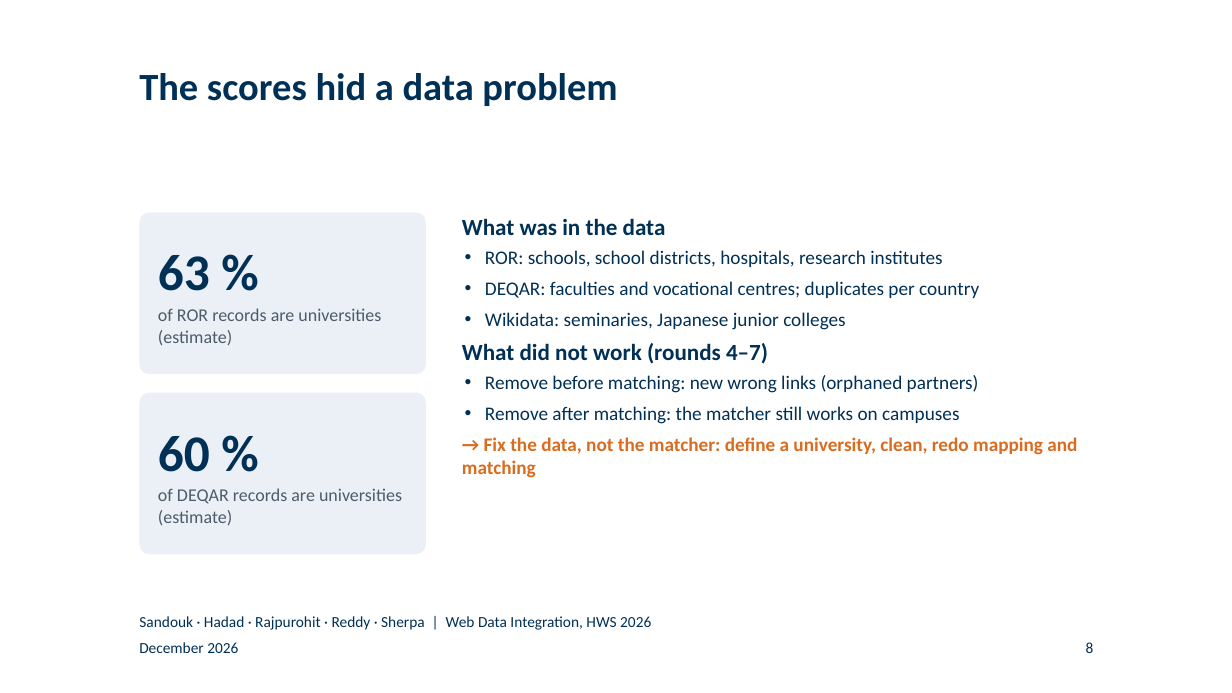
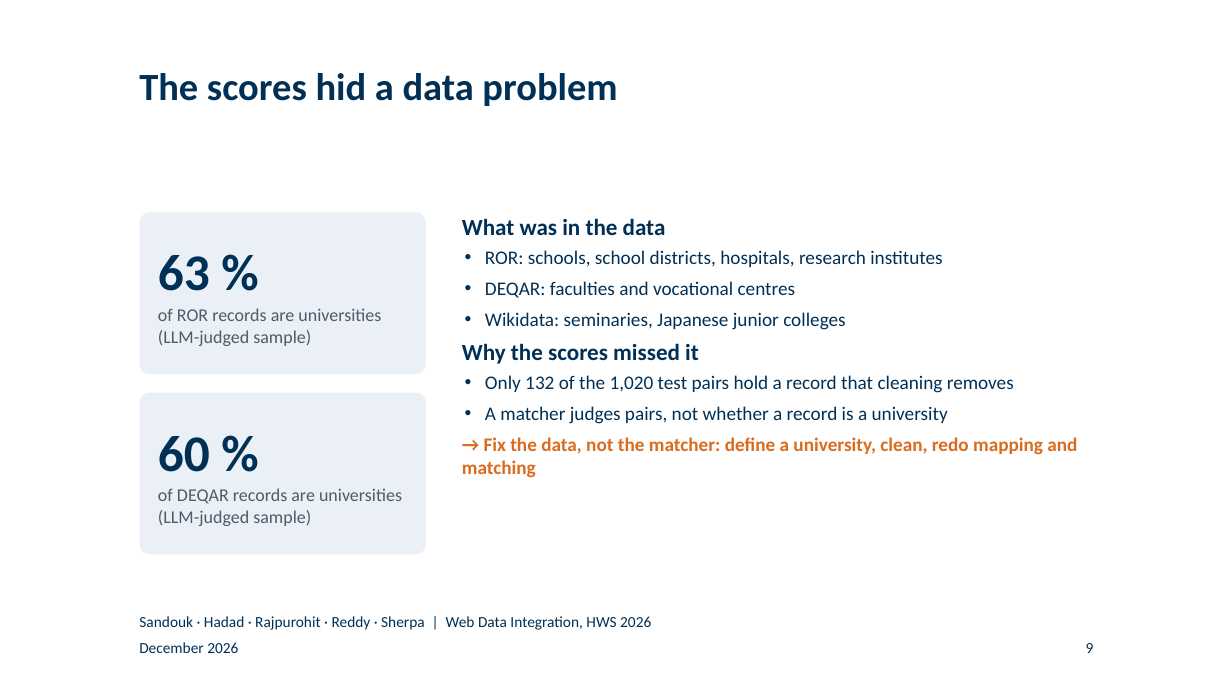
Before and after one commit to BlackSamuron0305/Web-Data-Integration-Project-HWS2026, a slide deck: slide 9 of submission/final-presentation/final_presentation.pptx (slide 8 before the commit). Drawn at 1232x693 pixels with LibreOffice and Linux fonts; fonts in the diff are those of the drawing; background and template pictures are left out. Boxes give left, top, right and bottom in pixels: in the first picture for what was removed or moved away, otherwise in the second. Text is boxed around its words. In the diff, an @@ line names an element or a change of style, - is before the commit and + after.

```diff
--- a/submission/final-presentation/final_presentation.pptx
+++ b/submission/final-presentation/final_presentation.pptx
@@ text at [485, 281, 796, 298]: text changed @@
-• DEQAR: faculties and vocational centres; duplicates per country
+• DEQAR: faculties and vocational centres
@@ text at [158, 308, 381, 346]: text changed @@
-of ROR records are universities (estimate)
+of ROR records are universities (LLM-judged sample)
@@ text at [462, 343, 1014, 424]: text changed @@
-What did not work (rounds 4–7)
-• Remove before matching: new wrong links (orphaned partners)
-• Remove after matching: the matcher still works on campuses
+Why the scores missed it
+• Only 132 of the 1,020 test pairs hold a record that cleaning removes
+• A matcher judges pairs, not whether a record is a university
@@ text at [158, 488, 402, 526]: text changed @@
-of DEQAR records are universities (estimate)
+of DEQAR records are universities (LLM-judged sample)
@@ page number at [1086, 643, 1094, 653]: text changed @@
-8
+9
```
Also in this commit, not shown: 15 other slides changed, 1 slide added, 16 other files.
